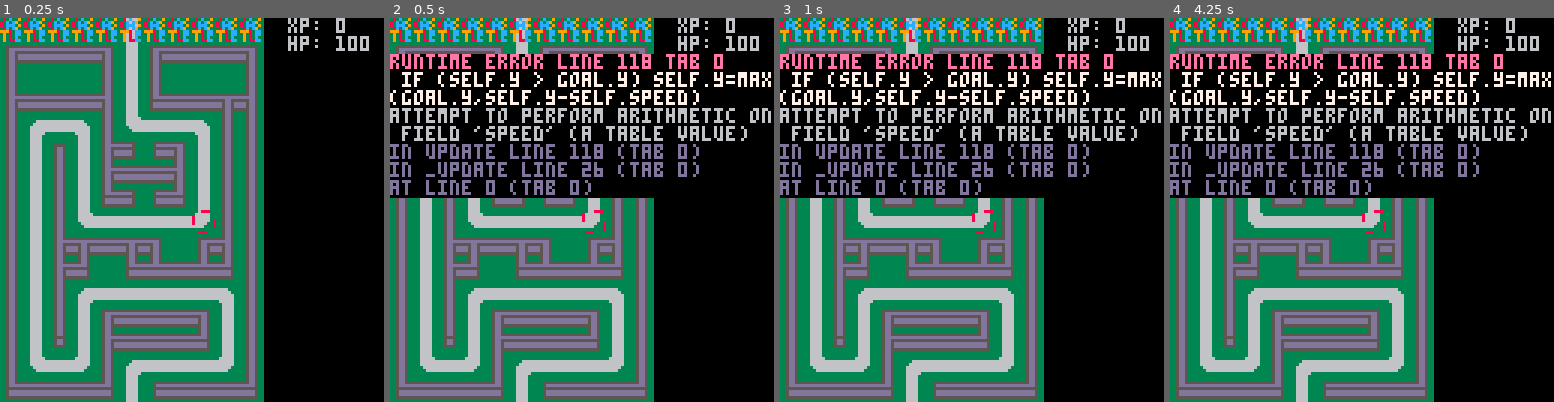
Above: before the commit, frames 1-4 (left to right).
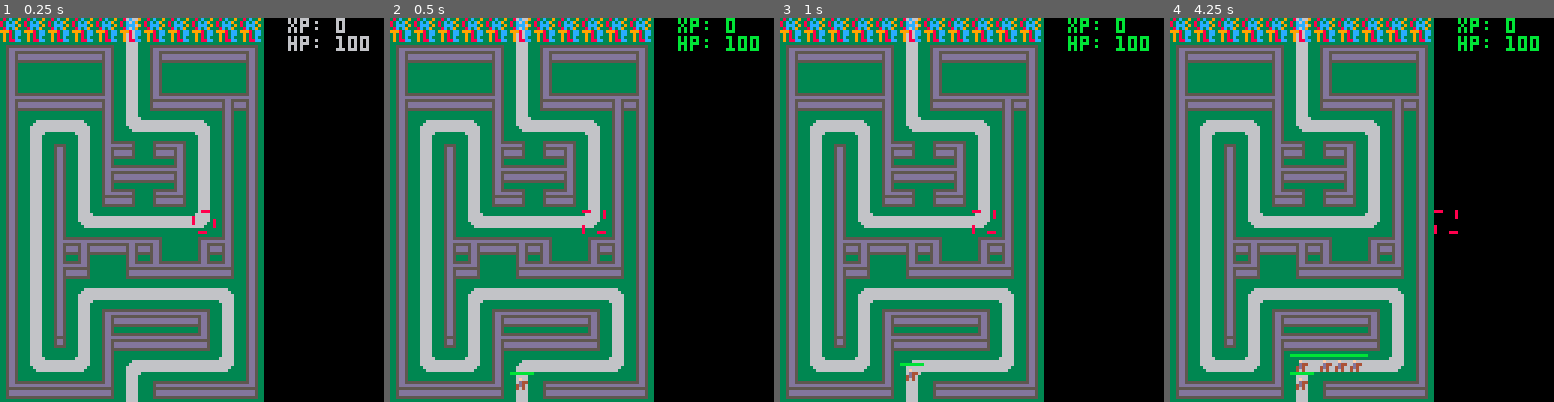
Above: after the commit, the same moments.

Repository: nfearnley/girltower
Game: PICO-8 cartridge girltower.p8
Two runs of this game, one before a commit and one after it. Both use one fixed random seed, a clock stepped at 60 frames per second and the inputs below.
Inputs:
- Up to frame 1 (0.25 s): no input
- Up to frame 2 (0.5 s): tap X (X key) at 0.33 s
- Up to frame 3 (1 s): no input
- Up to frame 4 (4.25 s): tap X (X key) at 1.07, 1.85, 2.97, 4.08 s; hold Right 1.6-2.1 s; hold Up 2.15-2.42 s; hold Right 2.47-3.03 s; hold Left 3.08-3.58 s; hold Down 3.63-3.97 s; hold Right from 4.02 s (still down)

Frame 1 is identical in both runs. In frame 2, 28% of the frame differs, in the area x 0-100%, y 0-97%; in frame 3, 28%; in frame 4, 28%.
Error before the commit: runtime error line 118 tab 0; if (self.y > goal.y) self.y=max(goal.y,self.y-self.speed); attempt to perform arithmetic on field 'speed' (a table value)

Commit message:
fixed speed

Diff:
--- a/girltower.p8
+++ b/girltower.p8
@@ -92,7 +92,7 @@
 function enemy:new(args)
  args = args or {}
  o = setmetatable({}, self)
- self.speed=nildef(args,0.23)
+ o.speed=nildef(args.speed,0.23)
  o.step = 1
  o.x = path[o.step].x
  o.y = path[o.step].y
